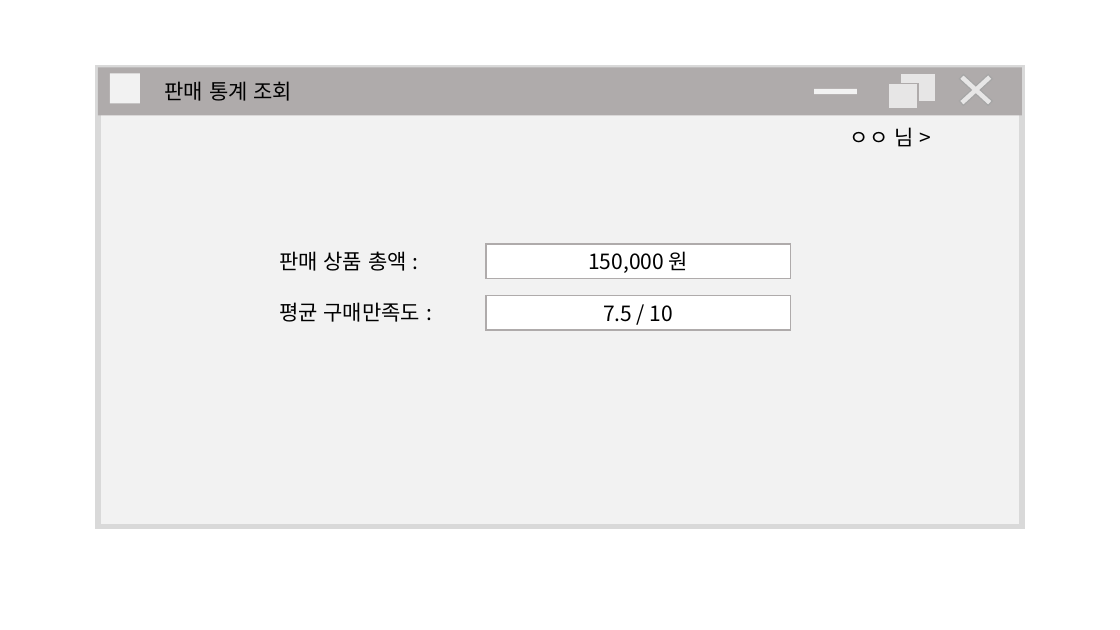
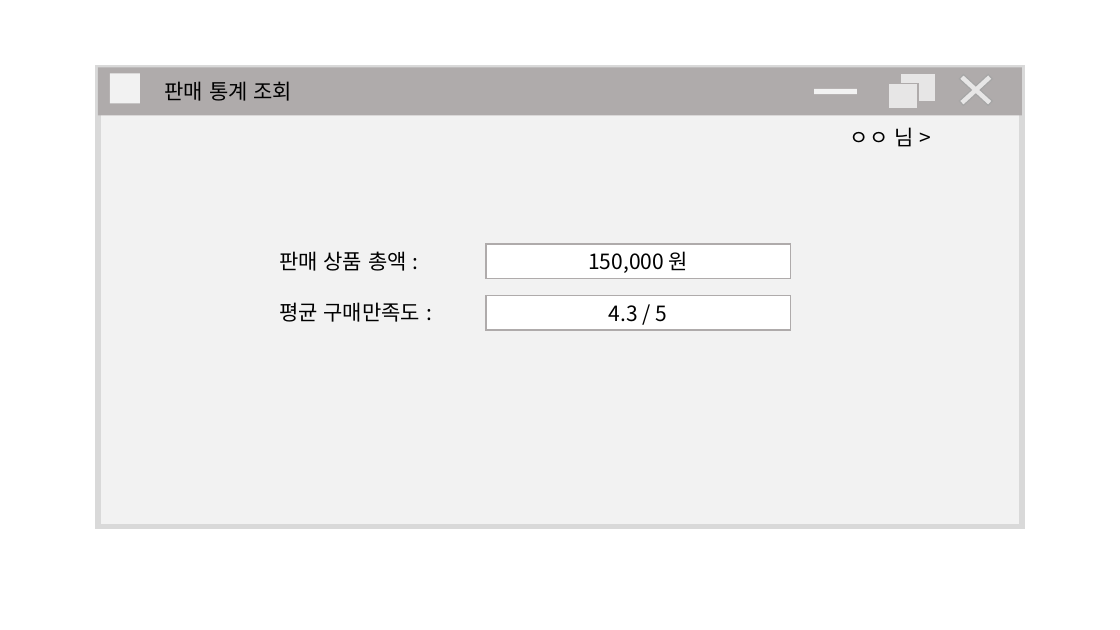
Before and after one commit to rnooyaho/SE, a slide deck: slide 11 of UIdesign_rmj.pptx (slide 10 before the commit). Drawn at 1120x630 pixels with LibreOffice and Linux fonts; fonts in the diff are those of the drawing. Boxes give left, top, right and bottom in pixels: in the first picture for what was removed or moved away, otherwise in the second. Text is boxed around its words. In the diff, an @@ line names an element or a change of style, - is before the commit and + after.

```diff
--- a/UIdesign_rmj.pptx
+++ b/UIdesign_rmj.pptx
@@ text in rectangle at box(609, 305, 668, 322): text changed @@
-7.5 / 10
+4.3 / 5
```
Also in this commit, not shown: 2 other slides changed, 2 slides added.
